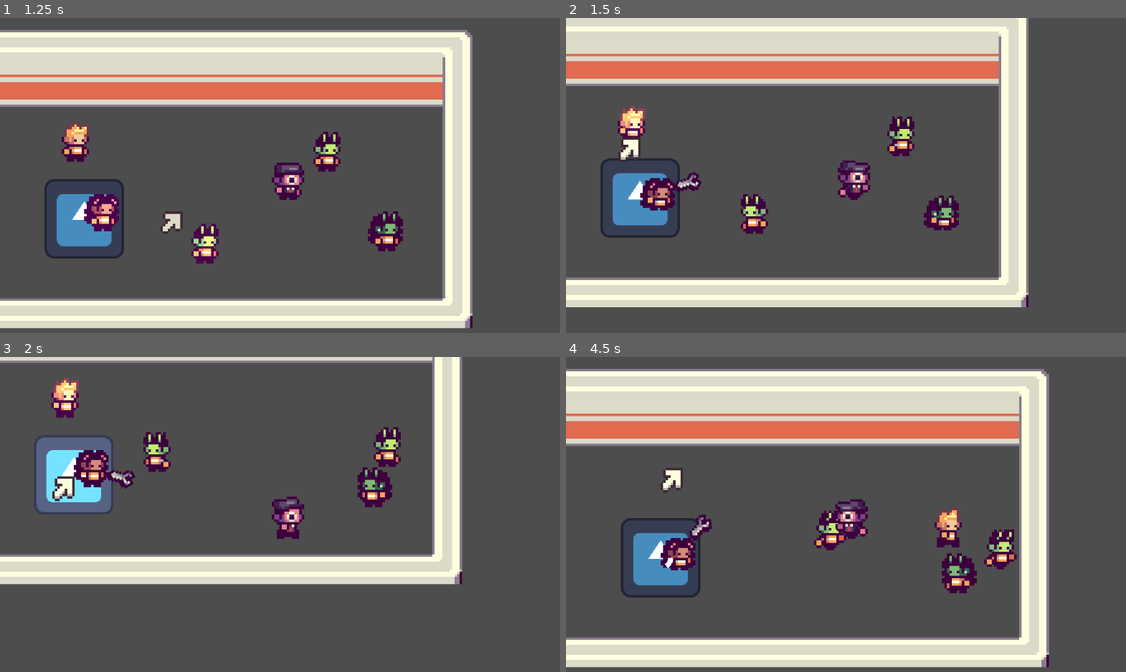
Above: before the commit, frames 1-4 (two rows, left to right).
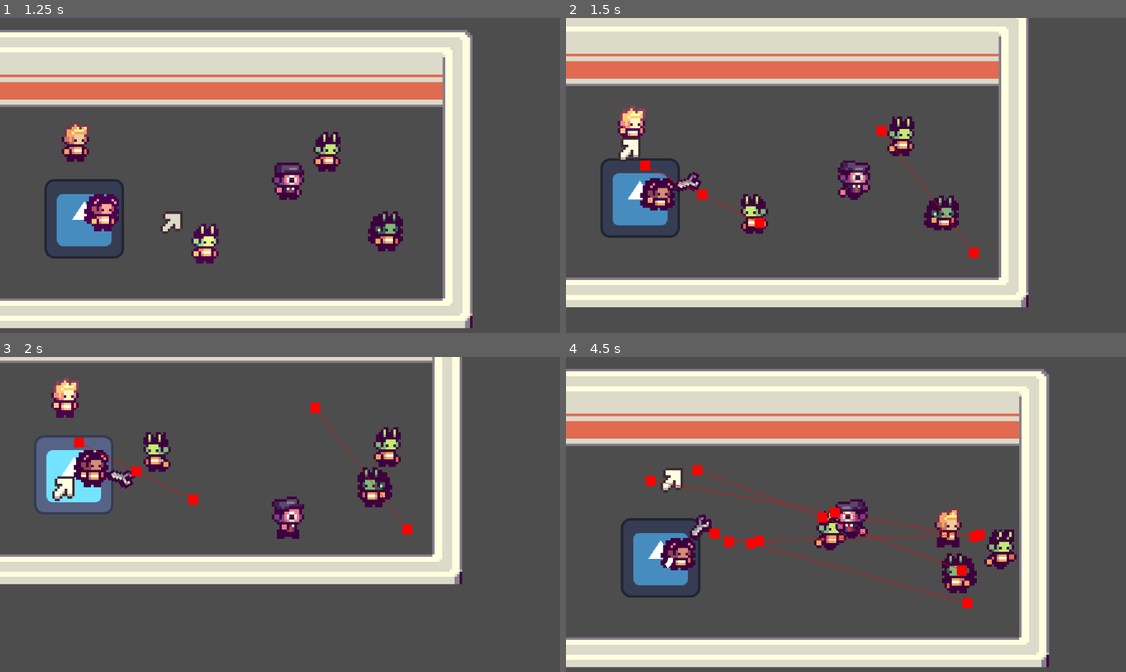
Above: after the commit, the same moments.

Repository: EEGAR1/summer-game-jam
Game: Godot game, scene res://scenes/main.tscn
Same seed, same stepped clock (60 frames per second), same inputs: the game is played once before the commit and once after it. The engine's default icon, where the game draws it, is replaced by a stand-in: a white triangle on a blue panel in a dark square.
Inputs (mouse positions are in pixels of both pictures, inside the frame that each line leads up to):
- Up to frame 1 (1.25 s): move the mouse to (184, 210) at 0.52 s; press the mouse at (184, 210) at 0.53 s; hold D (move_right) from 0.53 s (still down)
- Up to frame 2 (1.5 s): move the mouse to (638, 140) at 1.27 s; release D (move_right) at 1.28 s; release the mouse at (638, 140) at 1.28 s; hold S (move_down) from 1.28 s (still down); click (638, 140) at 1.35 s
- Up to frame 3 (2 s): keep holding S (move_down)
- Up to frame 4 (4.5 s): move the mouse to (952, 448) at 2.02 s; release S (move_down) at 2.03 s; press the mouse at (952, 448) at 2.03 s; hold D (move_right) 2.03-2.78 s; move the mouse to (616, 454) at 2.77 s; release the mouse at (616, 454) at 2.78 s; hold W (move_up) 2.78-3.53 s; click (616, 454) at 2.85 s; move the mouse to (846, 558) at 3.52 s; press the mouse at (846, 558) at 3.53 s; hold A (move_left) from 3.53 s (still down); move the mouse to (678, 470) at 4.27 s; release the mouse at (678, 470) at 4.28 s; click (678, 470) at 4.35 s

Frame 1 is identical in both runs. In frame 2, 0.4% of the frame differs, in the area x 13-74%, y 34-77%; in frame 3, 0.4%; in frame 4, 1.2%, in the area x 14-75%, y 34-80%.

Commit message:
People will kill eachother If someones love is below 10.0 then they will enter a kill state to kill the person

Diff:
--- a/scenes/prefab/person.tscn
+++ b/scenes/classes/person.tscn
@@ -132,11 +132,12 @@
 time_horizon_agents = 999.0
 time_horizon_obstacles = 1.0
 max_speed = 50.0
+debug_enabled = true
 
 [node name="EmotionManager" type="Node2D" parent="." unique_id=2139621875]
-script = ExtResource("3_3rx1w")
-emotion_update_sprites_pos = Array[int]([2, 2])
-emotion_update_sprites_neg = Array[int]([3, 3])
+script = ExtResource("3_litvv")
+emotion_update_sprites_pos = Array[int]([3, 3])
+emotion_update_sprites_neg = Array[int]([2, 2])
 
 [node name="AnimatedSprite2D" type="AnimatedSprite2D" parent="EmotionManager" unique_id=1761644411]
 position = Vector2(0, -17)
--- a/scenes/people/citizen.tscn
+++ b/scenes/people/citizen.tscn
@@ -1,6 +1,6 @@
 [gd_scene format=3 uid="uid://3bqytinstyy2"]
 
-[ext_resource type="PackedScene" uid="uid://blmwky0ijese4" path="res://scenes/prefab/person.tscn" id="1_iyw6i"]
+[ext_resource type="PackedScene" uid="uid://blmwky0ijese4" path="res://scenes/classes/person.tscn" id="1_iyw6i"]
 [ext_resource type="SpriteFrames" uid="uid://uxb2x8xqc0wf" path="res://people/citizen1.tres" id="2_5gt71"]
 [ext_resource type="Script" uid="uid://b0jvs8432phj" path="res://scripts/action_manager.gd" id="2_kd2ci"]
 [ext_resource type="SpriteFrames" uid="uid://cb26cyxjphsa7" path="res://people/citizen2.tres" id="3_xdauo"]
@@ -14,6 +14,88 @@
 [ext_resource type="PackedScene" uid="uid://dhvkw4oxxqki5" path="res://scenes/actions/idle_action.tscn" id="9_e2i7i"]
 [ext_resource type="SpriteFrames" uid="uid://dvpak157ewoeo" path="res://people/citizen9.tres" id="10_rvppo"]
 [ext_resource type="SpriteFrames" uid="uid://crq3xkqroamqo" path="res://people/citizen10.tres" id="11_72hwm"]
+[ext_resource type="Script" uid="uid://dujkxqj71i855" path="res://scripts/kill_action.gd" id="15_caxg1"]
+[ext_resource type="Texture2D" uid="uid://daek53w6kd3hb" path="res://items/knife.png" id="16_rvppo"]
+
+[sub_resource type="Animation" id="Animation_72hwm"]
+length = 0.001
+tracks/0/type = "value"
+tracks/0/imported = false
+tracks/0/enabled = true
+tracks/0/path = NodePath(".:visible")
+tracks/0/interp = 1
+tracks/0/loop_wrap = true
+tracks/0/keys = {
+"times": PackedFloat32Array(0),
+"transitions": PackedFloat32Array(1),
+"update": 1,
+"values": [false]
+}
+tracks/1/type = "value"
+tracks/1/imported = false
+tracks/1/enabled = true
+tracks/1/path = NodePath(".:offset")
+tracks/1/interp = 1
+tracks/1/loop_wrap = true
+tracks/1/keys = {
+"times": PackedFloat32Array(0),
+"transitions": PackedFloat32Array(1),
+"update": 0,
+"values": [Vector2(-0.033985488, -14.759972)]
+}
+
+[sub_resource type="Animation" id="Animation_teck6"]
+resource_name = "stab"
+tracks/0/type = "value"
+tracks/0/imported = false
+tracks/0/enabled = true
+tracks/0/path = NodePath(".:visible")
+tracks/0/interp = 1
+tracks/0/loop_wrap = true
+tracks/0/keys = {
+"times": PackedFloat32Array(0, 1),
+"transitions": PackedFloat32Array(1, 1),
+"update": 1,
+"values": [true, false]
+}
+tracks/1/type = "value"
+tracks/1/imported = false
+tracks/1/enabled = true
+tracks/1/path = NodePath(".:offset")
+tracks/1/interp = 1
+tracks/1/loop_wrap = true
+tracks/1/keys = {
+"times": PackedFloat32Array(0, 0.2, 0.76666665, 1),
+"transitions": PackedFloat32Array(3, 1, 3, 1),
+"update": 0,
+"values": [Vector2(-0.034, -6.76), Vector2(-0.033985488, -14.759972), Vector2(-0.033985488, -14.759972), Vector2(0, 0)]
+}
+tracks/2/type = "method"
+tracks/2/imported = false
+tracks/2/enabled = true
+tracks/2/path = NodePath("..")
+tracks/2/interp = 1
+tracks/2/loop_wrap = true
+tracks/2/keys = {
+"times": PackedFloat32Array(0.2),
+"transitions": PackedFloat32Array(1),
+"values": [{
+"args": [],
+"method": &"kill"
+}]
+}
+
+[sub_resource type="AnimationLibrary" id="AnimationLibrary_5k6rt"]
+_data = {
+&"RESET": SubResource("Animation_72hwm"),
+&"stab": SubResource("Animation_teck6")
+}
+
+[sub_resource type="CircleShape2D" id="CircleShape2D_caxg1"]
+radius = 64.0
+
+[sub_resource type="CircleShape2D" id="CircleShape2D_rvppo"]
+radius = 15.0
 
 [node name="Citizen" unique_id=1228245065 instance=ExtResource("1_iyw6i")]
 
@@ -28,3 +110,29 @@
 [node name="BuildAction" parent="ActionManager" index="0" unique_id=1576697744 instance=ExtResource("8_xdauo")]
 
 [node name="IdleAction" parent="ActionManager" index="1" unique_id=230576655 instance=ExtResource("9_e2i7i")]
+
+[node name="KillAction" type="Node2D" parent="ActionManager" index="2" unique_id=1869145096]
+script = ExtResource("15_caxg1")
+
+[node name="Sprite2D" type="Sprite2D" parent="ActionManager/KillAction" index="0" unique_id=51128543]
+visible = false
+rotation = 1.5707964
+texture = ExtResource("16_rvppo")
+offset = Vector2(-0.033985488, -14.759972)
+
+[node name="AnimationPlayer" type="AnimationPlayer" parent="ActionManager/KillAction/Sprite2D" index="0" unique_id=1485667929]
+libraries/ = SubResource("AnimationLibrary_5k6rt")
+
+[node name="SeekArea" type="Area2D" parent="ActionManager/KillAction" index="1" unique_id=973457163]
+collision_layer = 3
+collision_mask = 3
+
+[node name="CollisionShape2D" type="CollisionShape2D" parent="ActionManager/KillAction/SeekArea" index="0" unique_id=137352855]
+shape = SubResource("CircleShape2D_caxg1")
+
+[node name="StabArea" type="Area2D" parent="ActionManager/KillAction" index="2" unique_id=1998169371]
+collision_layer = 3
+collision_mask = 3
+
+[node name="CollisionShape2D" type="CollisionShape2D" parent="ActionManager/KillAction/StabArea" index="0" unique_id=1664551327]
+shape = SubResource("CircleShape2D_rvppo")
--- /dev/null
+++ b/scenes/prefab/body.tscn
@@ -0,0 +1,48 @@
+[gd_scene format=3 uid="uid://ddaa6cd7rv0ym"]
+
+[ext_resource type="Texture2D" uid="uid://2qyu7gr50xid" path="res://people/blood pool.png" id="1_pi4pf"]
+[ext_resource type="Script" uid="uid://dq3h118u1sas3" path="res://scripts/blood_pool.gd" id="2_wrv8k"]
+
+[sub_resource type="AtlasTexture" id="AtlasTexture_h6y3r"]
+atlas = ExtResource("1_pi4pf")
+region = Rect2(0, 0, 23, 7)
+
+[sub_resource type="AtlasTexture" id="AtlasTexture_pmqi1"]
+atlas = ExtResource("1_pi4pf")
+region = Rect2(23, 0, 23, 7)
+
+[sub_resource type="AtlasTexture" id="AtlasTexture_t0721"]
+atlas = ExtResource("1_pi4pf")
+region = Rect2(46, 0, 23, 7)
+
+[sub_resource type="AtlasTexture" id="AtlasTexture_ecipc"]
+atlas = ExtResource("1_pi4pf")
+region = Rect2(69, 0, 23, 7)
+
+[sub_resource type="SpriteFrames" id="SpriteFrames_gv4vk"]
+animations = [{
+"frames": [{
+"duration": 1.0,
+"texture": SubResource("AtlasTexture_h6y3r")
+}, {
+"duration": 1.0,
+"texture": SubResource("AtlasTexture_pmqi1")
+}, {
+"duration": 1.0,
+"texture": SubResource("AtlasTexture_t0721")
+}, {
+"duration": 1.0,
+"texture": SubResource("AtlasTexture_ecipc")
+}],
+"loop": false,
+"name": &"default",
+"speed": 0.7
+}]
+
+[node name="Body" type="Node2D" unique_id=880125664]
+
+[node name="BloodPool" type="AnimatedSprite2D" parent="." unique_id=363065239]
+z_index = -1
+position = Vector2(0, 7)
+sprite_frames = SubResource("SpriteFrames_gv4vk")
+script = ExtResource("2_wrv8k")
--- /dev/null
+++ b/scripts/blood_pool.gd
@@ -0,0 +1,7 @@
+extends AnimatedSprite2D
+
+
+# Called when the node enters the scene tree for the first time.
+func _ready() -> void:
+	if is_instance_valid(get_tree()): await get_tree().process_frame
+	play("default")
--- a/scripts/classes/action.gd
+++ b/scripts/classes/action.gd
@@ -3,10 +3,6 @@
 var parent : Person :
 	get():
 		return get_parent().get_parent() as Person
-
-var parent_is_ready : bool :
-	get():
-		return parent.current_state == Person.STATE.WORKING and len(parent.current_path.path) == 0
 
 var current_action : Node2D :
 	get():
@@ -14,14 +10,10 @@
 	set(value):
 		get_parent().current_action = value
 
-var is_current_action : bool :
-	get():
-		return parent.current_state == Person.STATE.USINGACTION and current_action == self
-
 func _process(delta: float) -> void:
-	if parent_is_ready:
+	if _parent_is_ready():
 		_check_action(delta)
-	elif is_current_action:
+	elif _is_current_action():
 		_while_acting(delta)
 	else:
 		_no_action(delta)
@@ -42,3 +34,9 @@
 func remove_action() -> void:
 	if current_action == self:
 		current_action = null
+
+func _parent_is_ready() -> bool:
+	return parent.current_state == Person.STATE.WORKING and len(parent.current_path.path) == 0
+
+func _is_current_action() -> bool:
+	return parent.current_state == Person.STATE.USINGACTION and current_action == self
--- a/scripts/emotion_manager.gd
+++ b/scripts/emotion_manager.gd
@@ -1,4 +1,4 @@
-extends Node2D
+class_name EmotionManager extends Node2D
 
 @onready var animation_player: AnimationPlayer = $AnimatedSprite2D/AnimationPlayer
 @onready var animated_sprite_2d: AnimatedSprite2D = $AnimatedSprite2D
@@ -16,8 +16,16 @@
 
 func set_emotion(em_id : float, value : float):
 	if abs(value - emotions.get(em_id)) > 5.0:
-		animated_sprite_2d.current_frame = emotion_update_sprites_pos[int(round(em_id))] if value - emotions.get(em_id) > 0.0 else emotion_update_sprites_neg[int(round(em_id))]
-		animation_player.play("show")
+		var emotion := int((em_id - round(em_id)) * 10)
+		show_emotion(emotion, value - emotions.get(em_id) > 0.0)
+	emotions.set(em_id, value)
+
+func show_emotion(emotion : int, is_pos : bool):
+	animated_sprite_2d.frame = emotion_update_sprites_pos[emotion] if is_pos else emotion_update_sprites_neg[emotion]
+	animation_player.play("show")
+
+func get_emotion(person_id : int, em_type : int):
+	return emotions.get(float(person_id) + 0.1*float(em_type))
 
 func _ready() -> void:
 	if is_instance_valid(get_tree()):	await get_tree().process_frame
--- /dev/null
+++ b/scripts/kill_action.gd
@@ -0,0 +1,59 @@
+extends Action
+
+@export var max_love_to_kill := 10.0 ## If someone loves a person this value or less they will kill them
+
+@onready var emotion_manager: EmotionManager = $"../../EmotionManager"
+@onready var animation_player: AnimationPlayer = $Sprite2D/AnimationPlayer
+@onready var sprite_2d: Sprite2D = $Sprite2D
+
+@onready var seek_area: Area2D = $SeekArea
+var seek_area_overlap : Array[Node2D] :
+	get():
+		return seek_area.get_overlapping_bodies().filter(func(x): return x is Person)
+
+@onready var stab_area: Area2D = $StabArea
+var stab_area_overlap : Array[Node2D] :
+	get():
+		return stab_area.get_overlapping_bodies().filter(func(x): return x is Person)
+
+var target : Person = null
+func _parent_is_ready() -> bool:
+	if _is_current_action(): return false
+
+	var min_love := 9e9
+	for person in seek_area_overlap:
+		person = person as Person
+		var e = emotion_manager.get_emotion(person.id, EmotionManager.EMOTION_TYPE.LOVE)
+		if e < min_love and person != parent:
+			min_love = e
+			target = person
+	return (min_love < max_love_to_kill)
+
+func _no_action(delta : float) -> void:
+	animation_player.play("RESET")
+
+func kill() -> void:
+	target.dead = true
+
+func _is_current_action() -> bool:
+	return current_action == self
+
+func _check_action(delta : float):
+	if randi_range(0, int(5/delta)) == 0:
+		emotion_manager.show_emotion(EmotionManager.EMOTION_TYPE.LOVE, false) # Show the negative emotion of love (anger) when we are about to kill
+		set_action()
+
+func _while_acting(delta : float):
+	parent.stress += delta
+	if !is_instance_valid(target):
+		remove_action()
+		return
+
+	#var seek_target = seek_area_overlap.filter(func(x): return x == target and x.dead == false)
+	var stab_target = stab_area_overlap.filter(func(x): return x == target)
+
+	sprite_2d.rotation = target.global_position.angle_to(global_position)
+	if len(parent.current_path.path) == 0:	parent.set_movement_target(target.global_position)
+	if parent.current_state != Person.STATE.WORKING:	parent.current_state = Person.STATE.WORKING
+	if len(stab_target) > 0:
+		animation_player.play("stab")
--- a/scripts/person.gd
+++ b/scripts/person.gd
@@ -1,14 +1,31 @@
 class_name Person extends CharacterBody2D
 
-## STATS
-@export var stress := 0.0 # The higher the stress, the lower the threshold for action and the higher the speed
+@export_category("Internal Feelings")
+@export var stress := 0.0 ## The higher the stress, the lower the threshold for action and the higher the speed
+
+@export_category("Physical Traits")
+@export var max_speed := 50.0
 
 enum STATE {
 	WORKING,
 	SELECTED,
-	USINGACTION
+	USINGACTION,
+	DEAD
 }
 var current_state := STATE.WORKING
+
+const BODY = preload("uid://ddaa6cd7rv0ym")
+var dead := false :
+	set(value):
+		dead = value
+		var b = BODY.instantiate()
+		get_parent().add_child(b)
+		b.global_position = global_position
+		icon.animation = "dead"
+		icon.z_index -= 1
+		icon.reparent.call_deferred(b)
+		queue_free.call_deferred()
+
 
 var movement_speed: float = 1000.0
 
@@ -73,6 +90,8 @@
 
 	modulate = Color(1.0, 1.0, 1.0, 1.0)
 
+	navigation_agent.max_speed = max_speed + stress
+
 	# Animations
 	icon.animation = "idle" if velocity.length() < 0.1 or stopped else "run"
 	if velocity.x != 0.0:	icon.flip_h = velocity.x < 0.0
@@ -106,6 +125,7 @@
 		STATE.USINGACTION:
 			stopped = true
 
+
 	target_positions.set(id, navigation_agent.target_position)
 
 var mouse_over := false
Not shown: 2 places in scenes/classes/person.tscn that only renumber resources
Not shown, added: scripts/blood_pool.gd.uid
Not shown, added: scripts/kill_action.gd.uid
